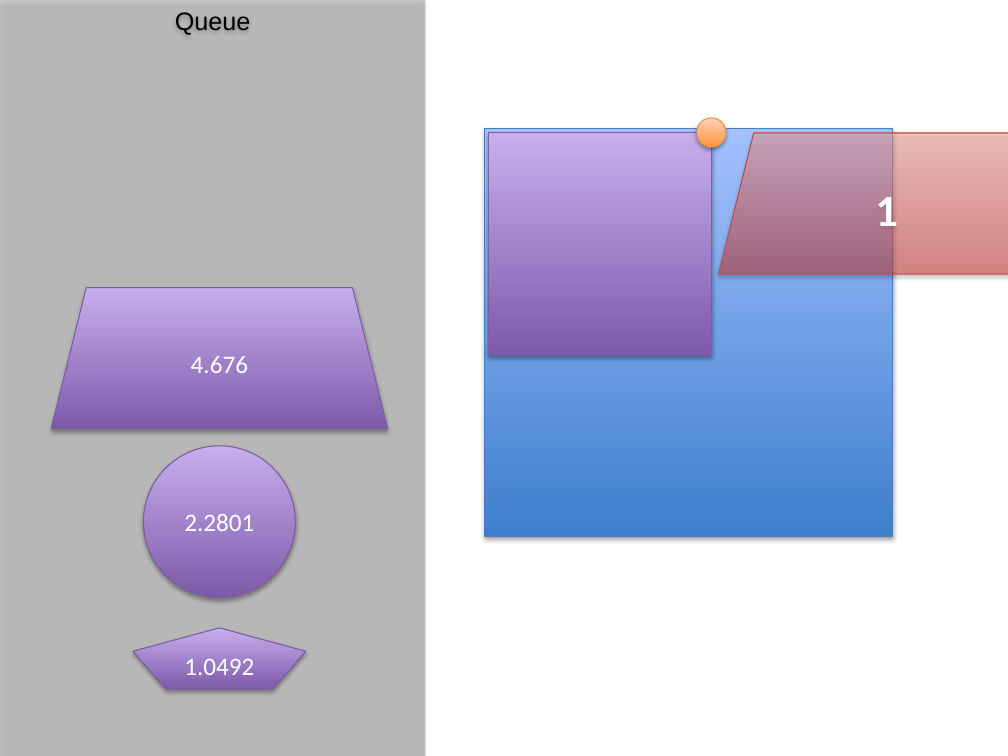
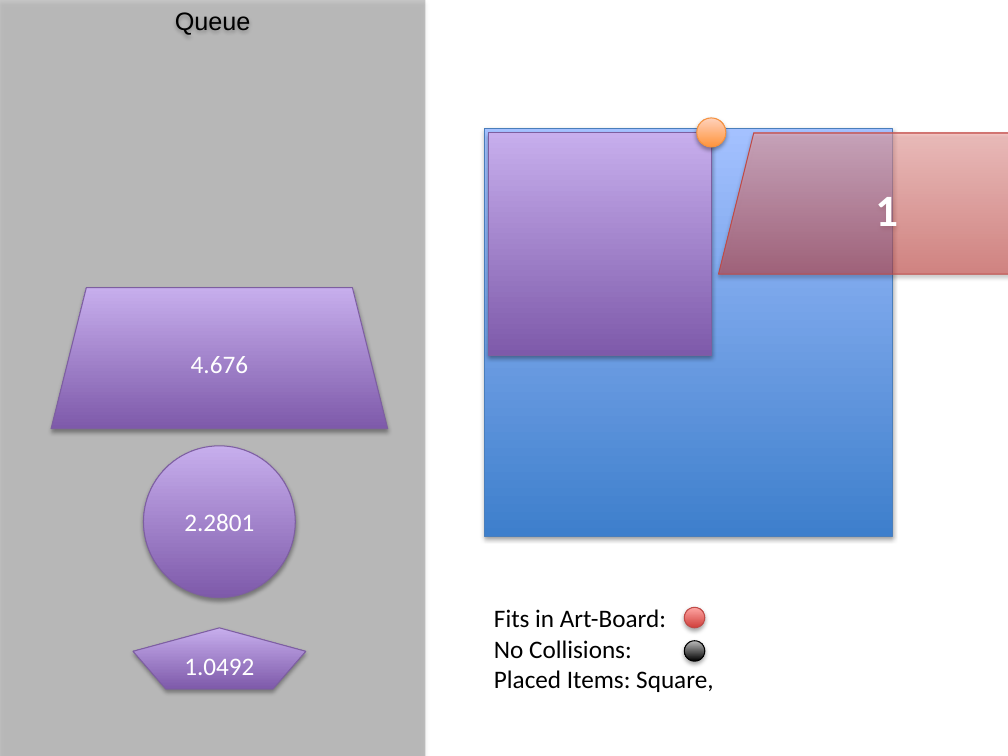
Before and after one commit to StJohn3D/santaCode2014, a slide deck: slide 7 of SantaCode_2014_StJohn.pptx. Drawn at 1008x756 pixels with LibreOffice and Linux fonts; fonts in the diff are those of the drawing. Boxes give left, top, right and bottom in pixels: in the first picture for what was removed or moved away, otherwise in the second. Text is boxed around its words. In the diff, an @@ line names an element or a change of style, - is before the commit and + after.

```diff
--- a/SantaCode_2014_StJohn.pptx
+++ b/SantaCode_2014_StJohn.pptx
@@ text added at <box>494,609,713,692</box>, 18 pt, text #000000 @@
+Fits in Art-Board:
+No Collisions:
+Placed Items: Square,
@@ ellipse added at <box>684,608,705,628</box>, fill gradient #D1403C to #FFA6A5, outline #BF4C48 0.75 pt @@
@@ ellipse added at <box>684,641,705,661</box>, fill gradient #000000 to #BDBDBD, outline #000000 0.75 pt @@
```
Also in this commit, not shown: 12 other slides changed.
